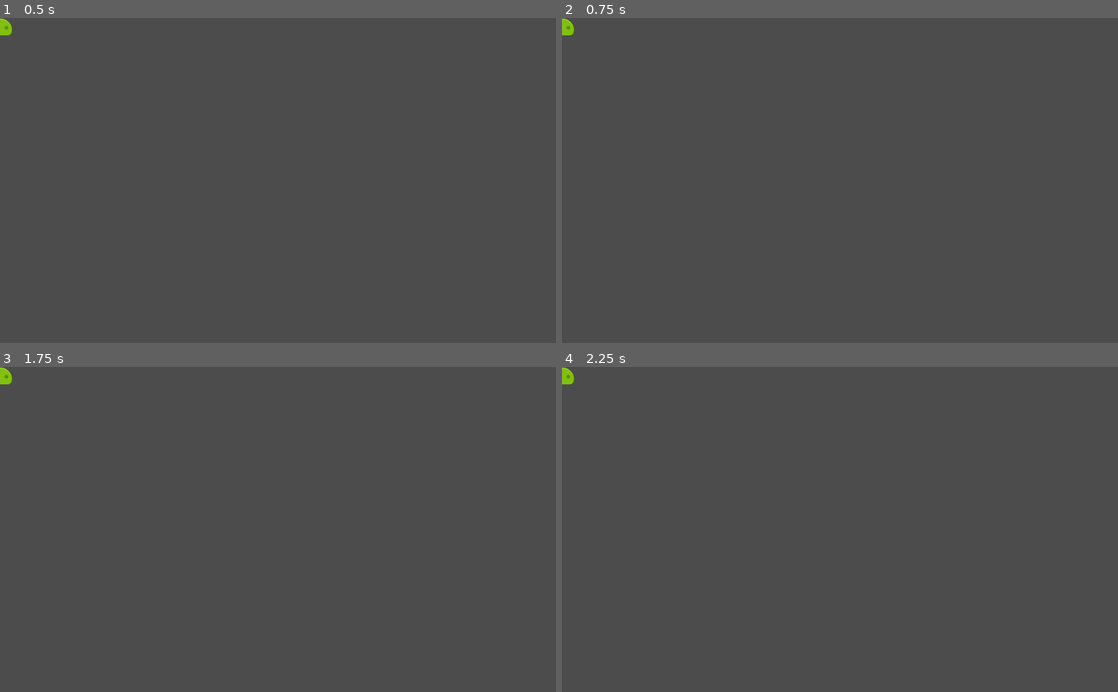
Above: before the commit, frames 1-4 (two rows, left to right).
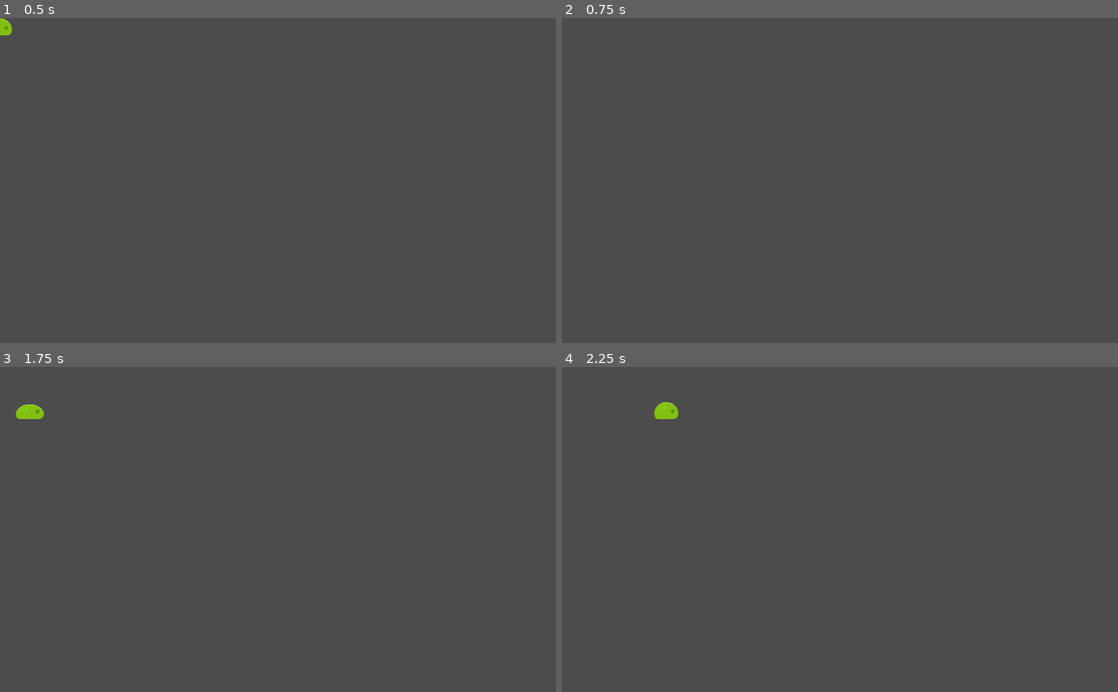
Above: after the commit, the same moments.

Repository: nukesz/game-development-godot
Game: Godot game, scene res://character/Enemy.tscn
The game is run twice, just before and just after one commit, with the same random seed, the same clock (stepped at 60 frames per second) and the same inputs. The project has no main scene, so this scene is started directly.
Inputs:
- Up to frame 1 (0.5 s): no input
- Up to frame 2 (0.75 s): tap Enter at 0.5 s; hold Right (right) from 0.53 s (still down)
- Up to frame 3 (1.75 s): release Right (right) at 1.28 s; hold Down (down) from 1.28 s (still down)
- Up to frame 4 (2.25 s): release Down (down) at 2.03 s; hold Right (right) from 2.03 s (still down)

Frame 1 is identical in both runs. In frame 2, less than 0.1% of the frame differs, in the area x 0-3%, y 0-6%; in frame 3, 0.3%, in the area x 0-8%, y 0-17%; in frame 4, 0.3%.
Error before the commit: Invalid get index '7797859704' (on base: 'Array'). (res://character/Enemy.gd:5)

Commit message:
Corrected Enemy scene

Diff:
--- a/EscapeTheMaze/character/Enemy.gd
+++ b/EscapeTheMaze/character/Enemy.gd
@@ -2,11 +2,11 @@
 
 func _ready():
     can_move = false
-    facing = moves.keys()[randi() * 4]
+    facing = moves.keys()[randi() % 4]
     yield(get_tree().create_timer(0.5), 'timeout')
     can_move = true
 
 func _process(delta: float):
     if can_move:
         if not move(facing) or randi() % 10 > 5:
-            facing = moves.keys()[randi() * 4]
+            facing = moves.keys()[randi() % 4]
--- a/EscapeTheMaze/character/Enemy.tscn
+++ b/EscapeTheMaze/character/Enemy.tscn
@@ -8,7 +8,7 @@
 collision_layer = 4
 collision_mask = 3
 script = ExtResource( 2 )
-speed = 0
+speed = 5
 
 [node name="Sprite" parent="." index="0"]
 texture = ExtResource( 3 )
